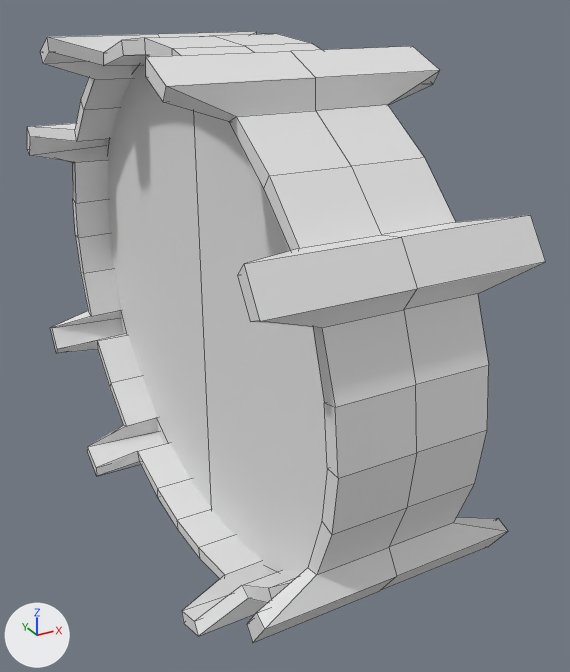
Renders of the FBX model Assets/Models/Checkpoint Ring.fbx from each side of a commit.
The view is the same before and after, from a 50 mm camera at (-4.78, -10.73, 6.01) aimed at (0.77, -0.65, 0.97). Arrows for +X, +Y and +Z are at lower left; the lights stay in place. Mesh edges are drawn as thin lines. Where no turn or scale is listed for an object, it has been applied to the vertices.

The scene before the commit, as lines of its bpy script (objects in view):
```python
me_plane_002 = bpy.data.meshes.new('Plane.002')
me_plane_002.from_pydata(...)  # 288 vertices, 288 faces; spans x -1.77..1.77, y -5.0..5.0, z -2.58..5.42
me_plane_003 = bpy.data.meshes.new('Plane.003')
me_plane_003.from_pydata(...)  # 96 vertices, 68 faces; spans x -0.35..0.36, y -4.91..4.91, z -2.47..5.3
ob_track1_001 = bpy.data.objects.new('track1.001', me_plane_003)
ob_track1_001.location = (0.0, 0.0, 0.0)
ob_track1_003 = bpy.data.objects.new('track1.003', me_plane_002)
ob_track1_003.location = (0.0, 0.0, 0.0)
```
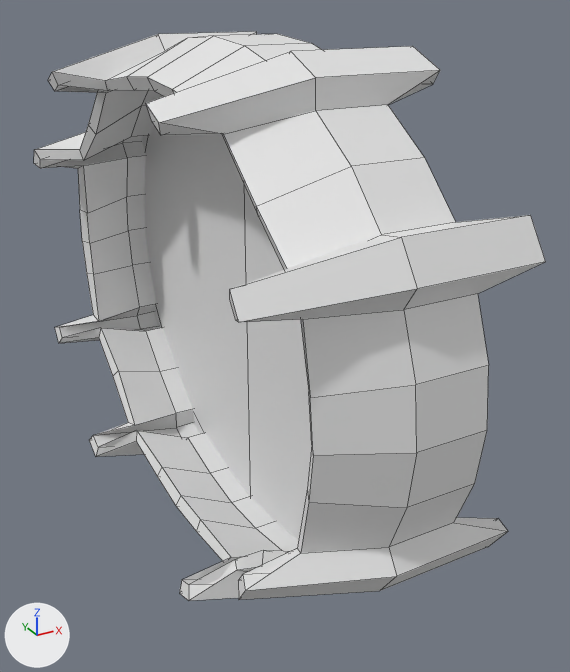
Commit message: Added more directionality to Checkpoint Ring

Changed parts and their boxes (x1, y1, x2, y2) in the pictures (570 x 672 px; the box of a moved part takes in the faces that stretch with it):
```json
{"object": "track1.003", "change": "reshaped", "before": [27, 31, 546, 643], "after": [34, 31, 546, 601], "on screen": "7% shorter"}
{"object": "track1.001", "change": "mesh rescaled, moved", "before": [104, 64, 327, 575], "after": [142, 124, 312, 540]}
{"part": 2, "of": "me_plane_002", "change": "moved or reshaped", "before": [27, 34, 417, 643], "after": [34, 34, 417, 601]}
{"part": 3, "of": "me_plane_002", "change": "shading changed", "before": [158, 31, 546, 590], "after": [158, 31, 546, 590]}
```

The change, as JSON lines over the scene's bpy script:
```json
{"block": "me_plane_003", "where": "me_plane_003.from_pydata(...)  # 96 vertices, 68 faces; spans x -0.35..0.36, y -4.91..4.91, z -2.47..5.3"}
{"block": "me_plane_003", "where": "# used by ob_track1_001; location = (0.0, 0.0, 0.0)"}
{"block": "me_plane_003", "change": "me_plane_003 part 1: the whole mesh is scaled about its middle by (0.141, 1, 1)"}
{"block": "me_plane_002", "where": "me_plane_002.from_pydata(...)  # 288 vertices, 288 faces; spans x -1.77..1.77, y -5.0..5.0, z -2.58..5.42"}
{"block": "me_plane_002", "where": "# used by ob_track1_003; location = (0.0, 0.0, 0.0)"}
{"block": "me_plane_002", "change": "me_plane_002 part 2: 144 of 288 vertices moved; they spanned x -1.77..0.0, y -5.0..5.0, z -2.58..5.42 and now span x -1.77..0.05, y -4.79..4.79, z -2.38..5.21; mean shift (0.04, 0.0, 0.0); largest move (-1.77, 2.76, 5.1) -> (-1.77, 2.47, 4.7)"}
{"block": "me_plane_002", "change": "me_plane_002 part 3: edges marked sharp go from 472 to 560"}
{"op": "set", "path": "ob_track1_001.location", "old": "(0.0, 0.0, 0.0)", "new": "(0.46, 0.0, 0.0)"}
```
